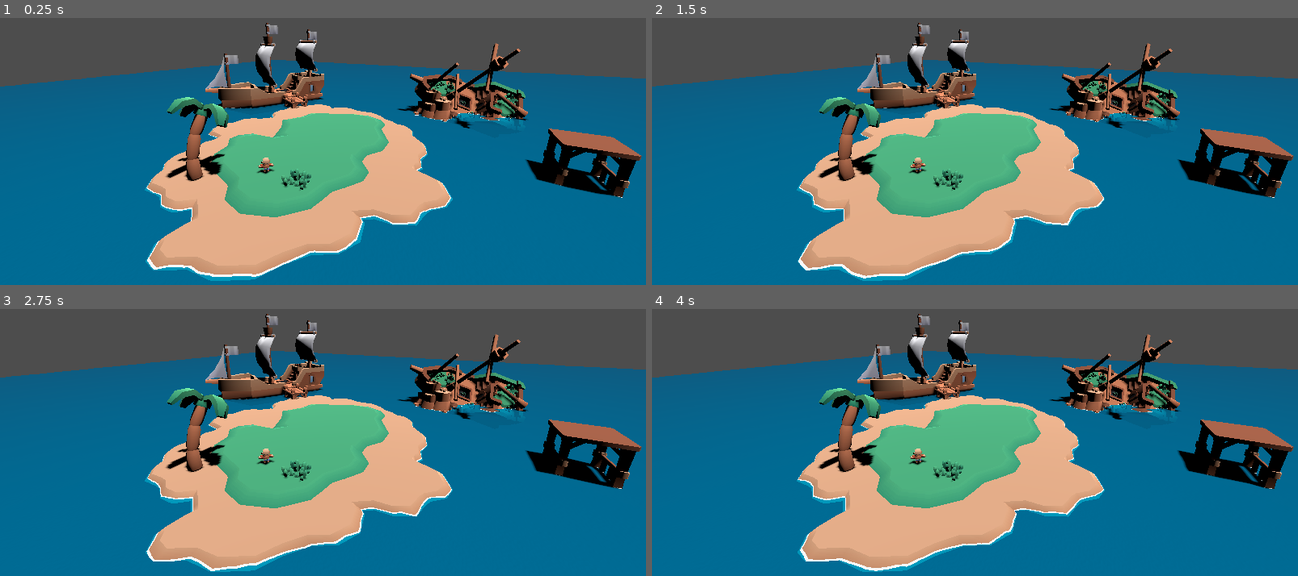
Above: before the commit, frames 1-4 (two rows, left to right).
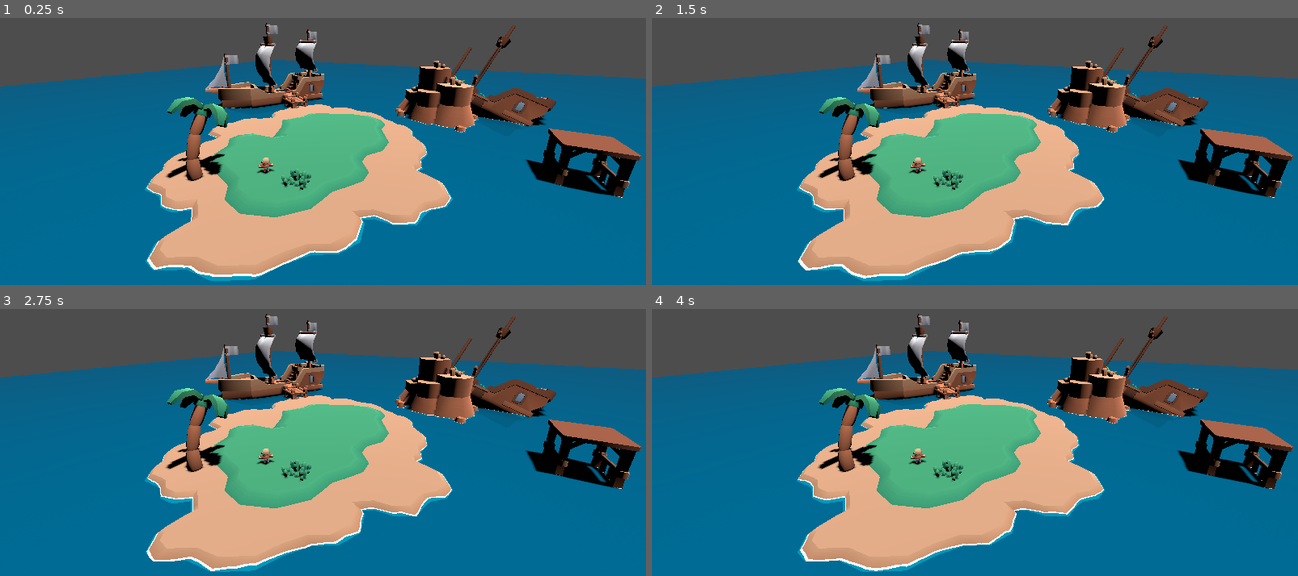
Above: after the commit, the same moments.

Repository: shionn/Tortuga2
Game: Godot game, scene res://test.tscn
Two runs of this game, one before a commit and one after it. Both use one fixed random seed, a clock stepped at 60 frames per second and the inputs below.
Inputs:
- Up to frame 1 (0.25 s): no input
- Up to frame 2 (1.5 s): no input
- Up to frame 3 (2.75 s): no input
- Up to frame 4 (4 s): tap Enter at 2.75 s

The runs differ from the first frame. In frame 1, 3.8% of the frame differs, in the area x 61-87%, y 2-43%; in frame 2, 3.8%; in frame 3, 3.8%; in frame 4, 3.8%.

Commit message:
petit changement dans la scene

Diff:
--- a/test.tscn
+++ b/test.tscn
@@ -18,13 +18,13 @@
 transform = Transform3D(101, 0, 0, 0, 1, 0, 0, 0, 101, 0, 0, 0)
 
 [node name="rocks-sand-c2" parent="." instance=ExtResource("2_77dp3")]
-transform = Transform3D(1, 0, 0, 0, 1, 0, 0, 0, 1, -6.4783573, 0, -9.17427)
+transform = Transform3D(2, 0, 0, 0, 2, 0, 0, 0, 2, -6.4783573, 0, -9.17427)
 
 [node name="ship-large2" parent="." instance=ExtResource("3_5tkv4")]
 transform = Transform3D(0.49999997, 0, 0.86602545, 0, 1, 0, -0.86602545, 0, 0.49999997, -2.2296145, -1.1020808, 8.051644)
 
 [node name="ship-wreck2" parent="." instance=ExtResource("8_uty7l")]
-transform = Transform3D(0.70710677, 0.6123724, 0.35355338, -0.70710677, 0.6123724, 0.35355338, 0, -0.5, 0.8660254, -10, 0, -10)
+transform = Transform3D(0.9258903, -0.3271777, -0.18889616, 0.3741423, 0.8634335, 0.33837914, 0.05238915, -0.38397592, 0.9218557, -9.224075, -0.43822098, -11.850965)
 
 [node name="structure-fence2" parent="." instance=ExtResource("9_45l4g")]
 transform = Transform3D(1, 0, 0, 0, 1, 0, 0, 0, 1, 2, 0, -17)
